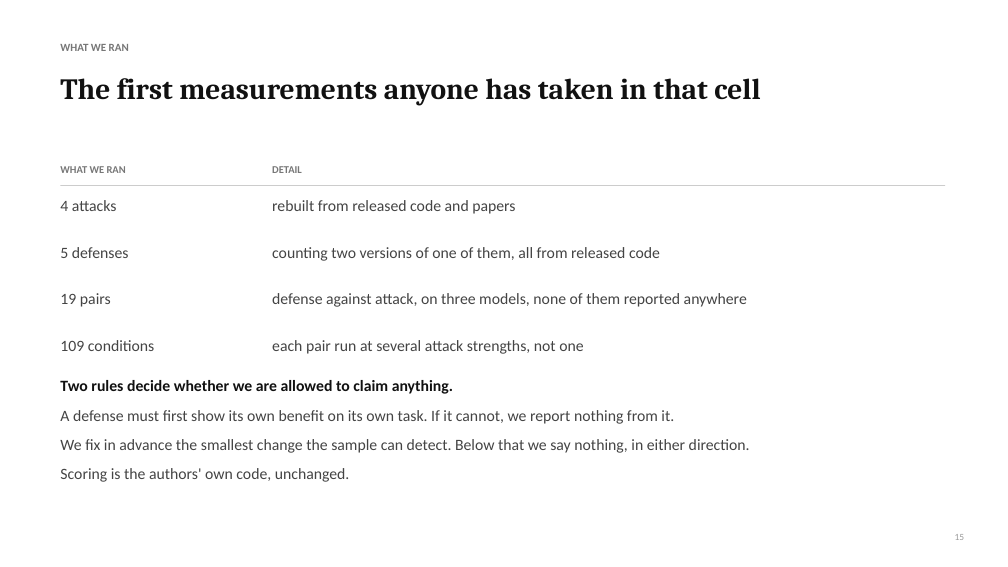
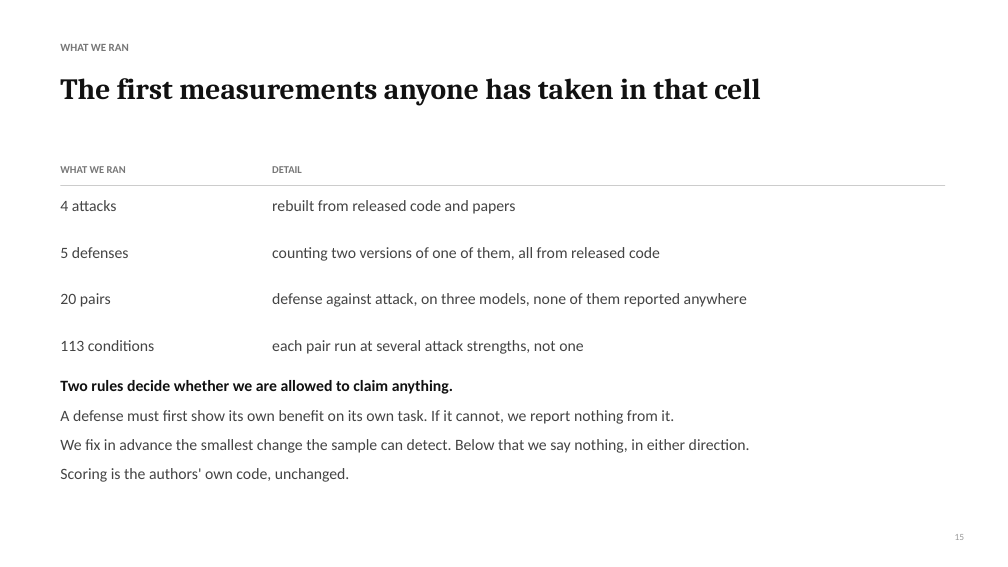
Before and after one commit to Nyamtulla/context_poison, a slide deck: slide 15 of advisor_meeting.pptx. Drawn at 1008x567 pixels with LibreOffice and Linux fonts; fonts in the diff are those of the drawing. Boxes give left, top, right and bottom in pixels: in the first picture for what was removed or moved away, otherwise in the second. Text is boxed around its words. In the diff, an @@ line names an element or a change of style, - is before the commit and + after.

```diff
--- a/advisor_meeting.pptx
+++ b/advisor_meeting.pptx
@@ text at <box>60,293,111,307</box>: text changed @@
-19 pairs
+20 pairs
@@ text at <box>60,340,154,351</box>: text changed @@
-109 conditions
+113 conditions
```
Also in this commit, not shown: 2 other slides changed, 2 slides added, 2 other files.
